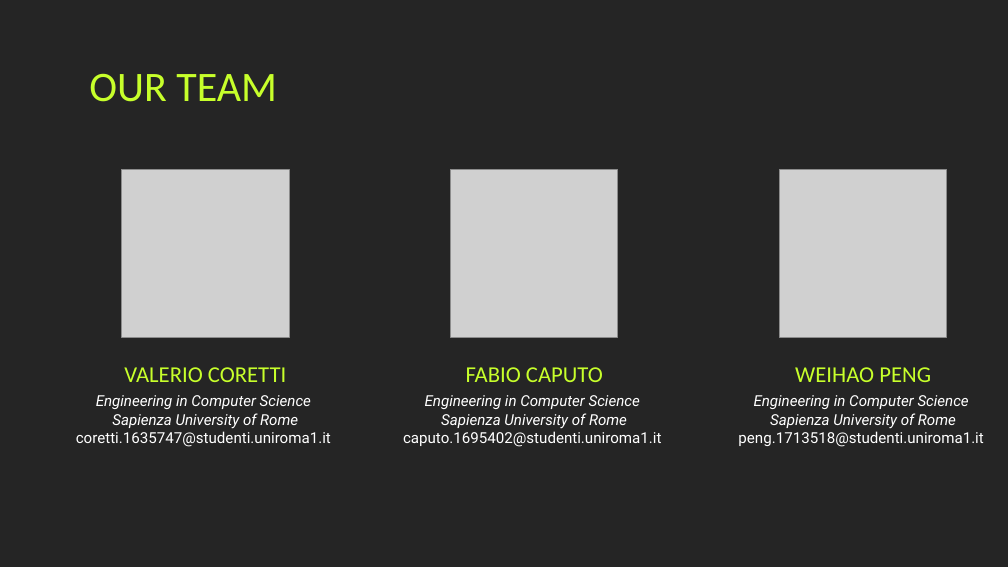
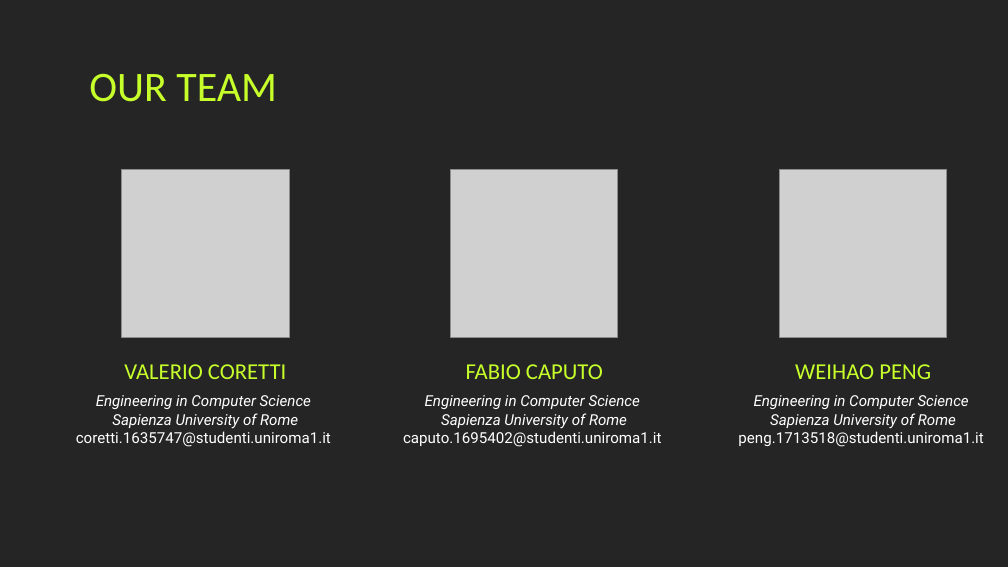
Before and after one commit to Covid19-visualization/Documentation, a slide deck: slide 2 of slides/presentation.pptx. Drawn at 1008x567 pixels with LibreOffice and Linux fonts; fonts in the diff are those of the drawing; grey boxes stand for pictures. Boxes give left, top, right and bottom in pixels: in the first picture for what was removed or moved away, otherwise in the second. Text is boxed around its words. In the diff, an @@ line names an element or a change of style, - is before the commit and + after.

```diff
--- a/slides/presentation.pptx
+++ b/slides/presentation.pptx
@@ line spacing 1 to 0.9 in 3 elements at [124,364,286,379], [466,364,603,379], [795,364,931,379] @@
```
Also in this commit, not shown: 11 other slides changed, 1 other file.
